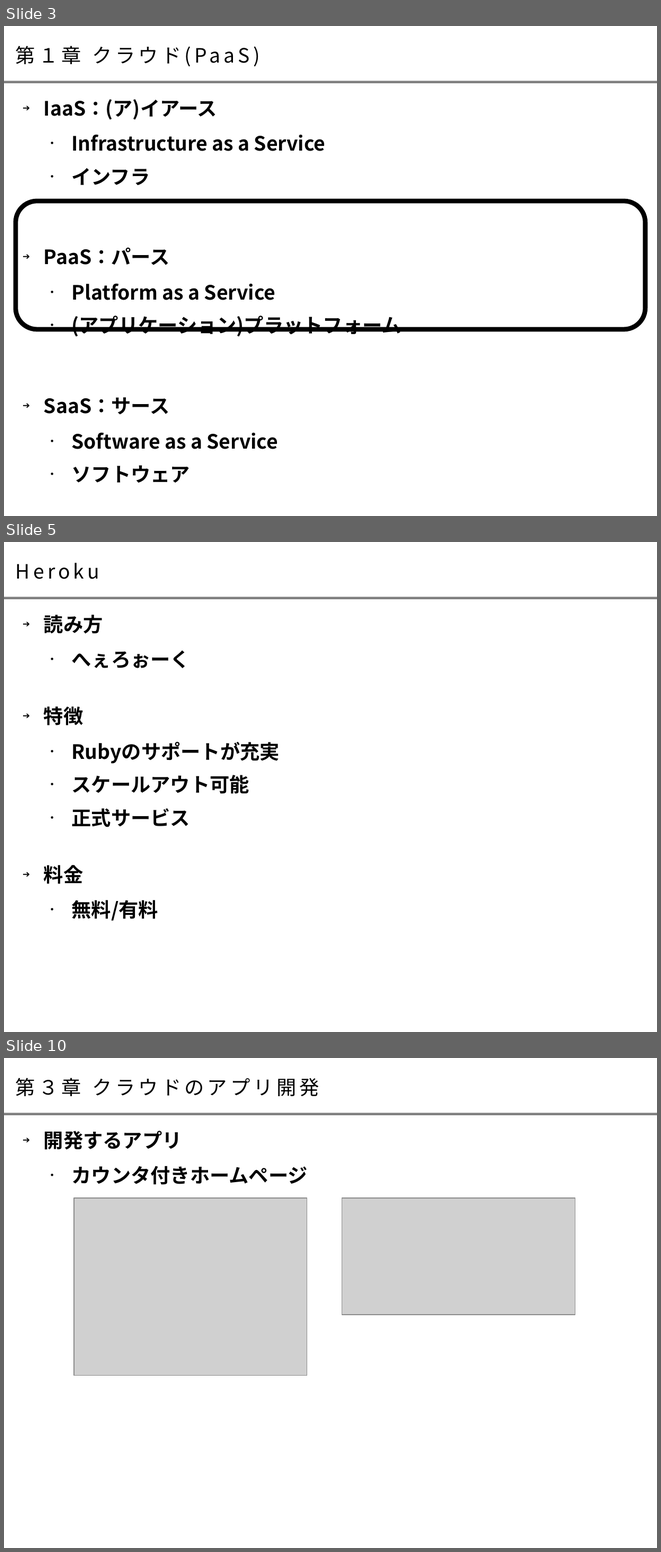
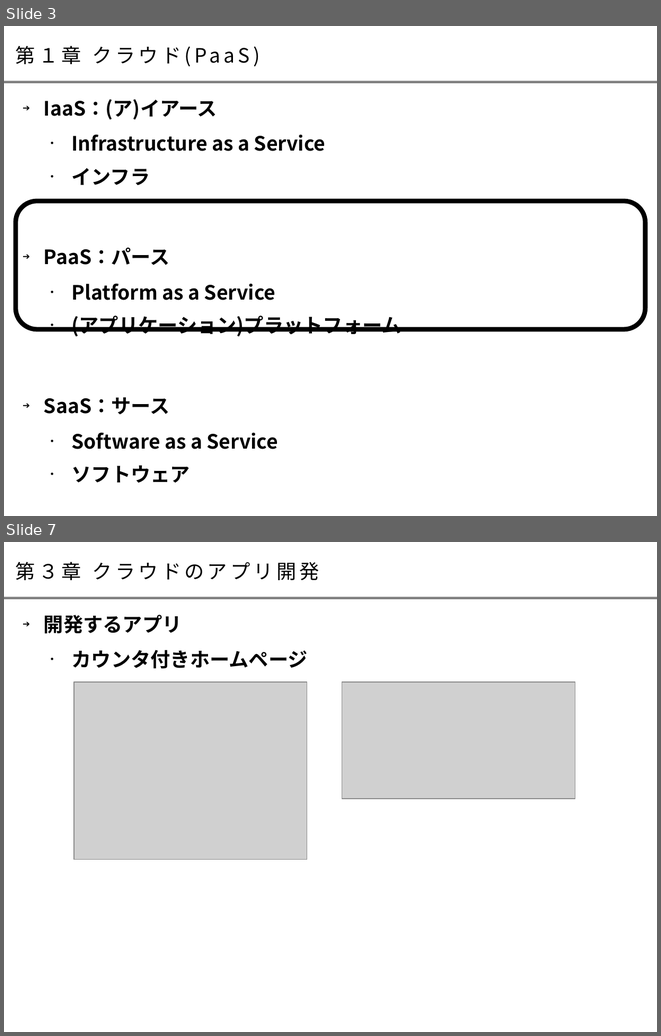
Before and after one commit to takaokouji/sitw16-hello, a slide deck: doc/startup_ruby_paas.odp. Shown one above the other, each under a label of ours: slides 3, 5 and 10 before the commit, slides 3 and 7 after it; the slides between them are not shown. The pictures are 661x1552 and 661x1036 pixels, drawn with LibreOffice and Linux fonts; fonts in the diff are those of the drawing; grey boxes stand for pictures. Boxes give left, top, right and bottom in pixels: in the first picture for what was removed or moved away, otherwise in the second. Text is boxed around its words. In the diff, an @@ line names an element or a change of style, - is before the commit and + after.

```diff
--- a/doc/startup_ruby_paas.odp
+++ b/doc/startup_ruby_paas.odp
@@ slide 5 removed at (x1=4, y1=542, x2=657, y2=1032), background #FFFFFF; not listed: 1 template element that a slide beside it also shows @@
@@ title removed at (x1=16, y1=563, x2=99, y2=579) @@
-Heroku
@@ text removed at (x1=44, y1=615, x2=280, y2=920) @@
-➔ 読み方
-  • へぇろぉーく
-➔ 特徴
-  • Rubyのサポートが充実
-  • スケールアウト可能
-  • 正式サービス
-➔ 料金
-  • 無料/有料
@@ what was slide 10 is now slide 7 @@
```
Also in this commit, not shown: 9 slides changed, 3 other slides removed.
